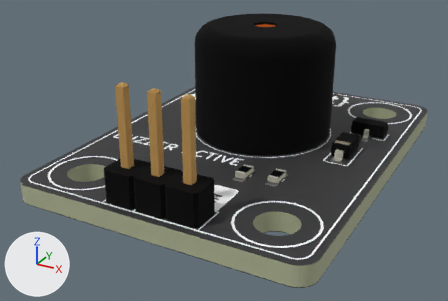
The glTF model assets/img/kit/s06.glb, before and after one commit.
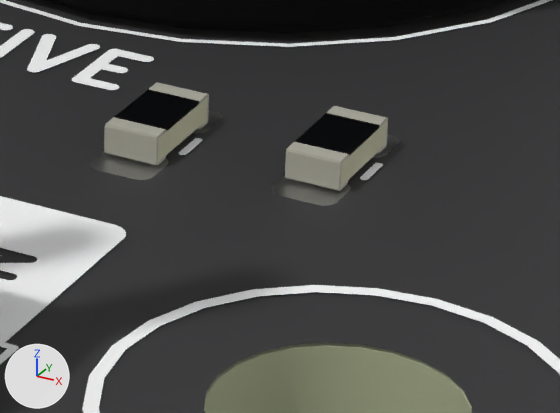
The first picture shows the older version from a camera (50 mm lens) standing at (0.1341, -0.161, 0.0224) and looking at (0.1108, -0.1185, 0.0012). The close-ups show the older and then the newer version on the part from 48% to 71% of the width and 50% to 74% of the height of that picture. Only the edits that show in the close-ups are written down. The axes (+X, +Y, +Z) are drawn at lower left. The lights are the same throughout. Where no turn or scale is listed for an object, it has been applied to the vertices. Vertices at exactly the same position are counted once.

Objects in the first close-up: '=>[0:1:1:10]', '=>[0:1:1:12]', '=>[0:1:1:7]', '=>[0:1:1:8]', 'BZ1', 'R1', 'R2'.
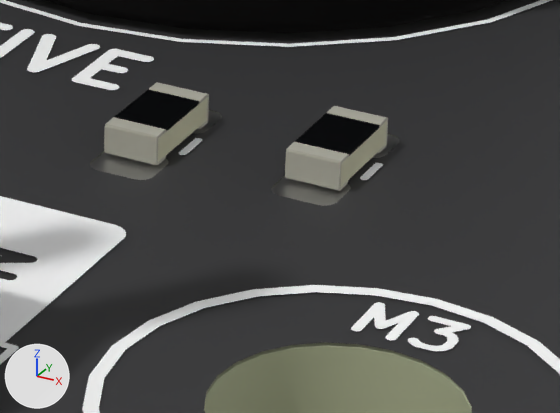
Boxes [x1, y1, x2, y2] around the edits, measured in the close-ups (560 x 413 px):
part 1 of me_buzzer_active_silkscreen, added: after [408, 316, 471, 351]
part 2 of me_buzzer_active_silkscreen, added: after [351, 302, 419, 340]

What the commit changed:
me_buzzer_active_silkscreen is used by ob_0_1_1_8; location (0.0, 0.0, 0.0).
me_buzzer_active_silkscreen had 2106 vertices, 2080 faces and spanned x 0.1005..0.1235, y -0.1315..-0.1005, z 0.0016.
me_buzzer_active_silkscreen now has 2666 vertices, 2624 faces and spans x 0.1005..0.1235, y -0.1315..-0.1005, z 0.0016.
me_buzzer_active_silkscreen part 1: a new loose piece of 75 vertices spanning x 0.1201..0.1207, y -0.1262..-0.1254, z 0.0016, in mat_mat_10 (white #fbfbfb).
me_buzzer_active_silkscreen part 2: a new loose piece of 65 vertices spanning x 0.1193..0.12, y -0.1262..-0.1254, z 0.0016, in mat_mat_10 (white #fbfbfb).
Other edits to the shape of me_buzzer_active_silkscreen do not show in these pictures.
